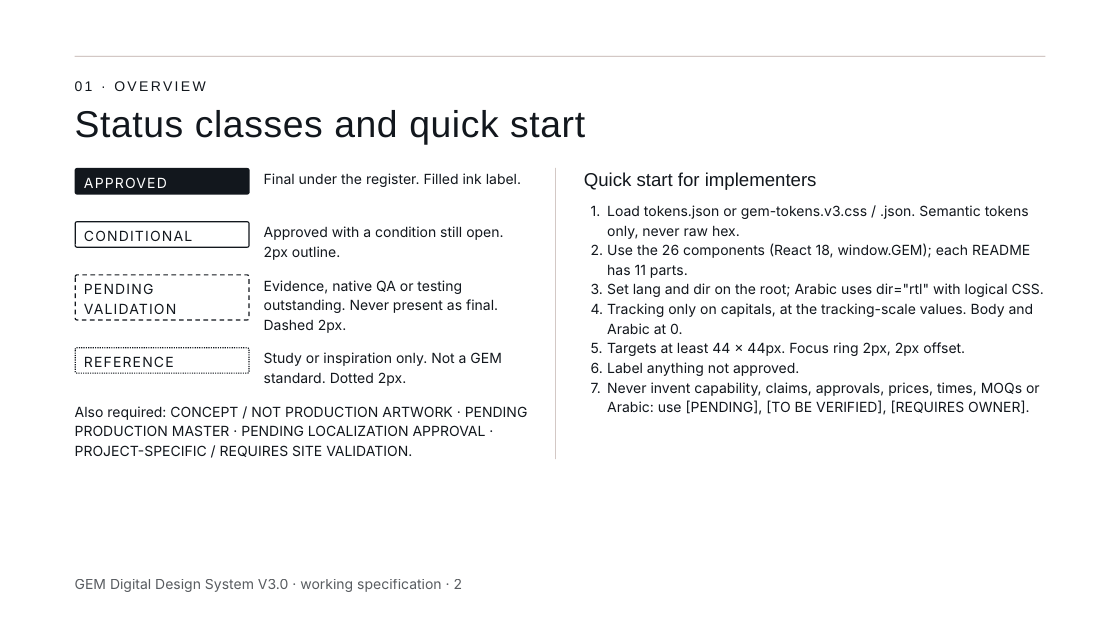
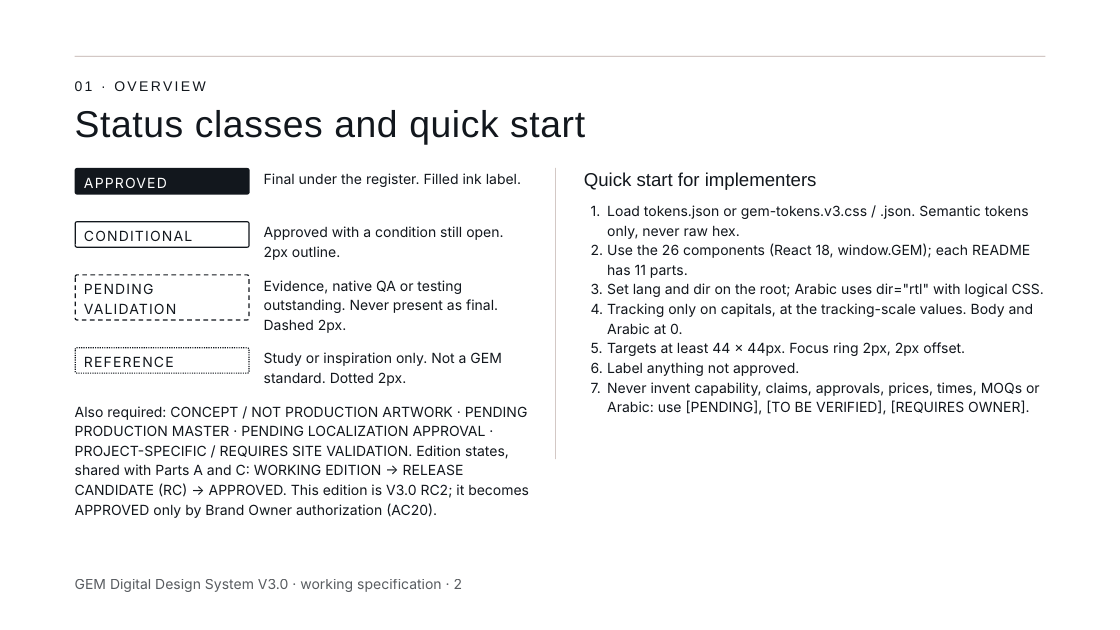
Before and after one commit to mashaelalh/GEM, a slide deck: slide 2 of PartB_RC2/01_source/B-RC2.pptx. Drawn at 1120x630 pixels with LibreOffice and Linux fonts; fonts in the diff are those of the drawing. Boxes give left, top, right and bottom in pixels: in the first picture for what was removed or moved away, otherwise in the second. Text is boxed around its words. In the diff, an @@ line names an element or a change of style, - is before the commit and + after.

```diff
--- a/PartB_RC2/01_source/B-RC2.pptx
+++ b/PartB_RC2/01_source/B-RC2.pptx
@@ text at [75,406,529,518]: text changed @@
-Also required: CONCEPT / NOT PRODUCTION ARTWORK · PENDING PRODUCTION MASTER · PENDING LOCALIZATION APPROVAL · PROJECT-SPECIFIC / REQUIRES SITE VALIDATION.
+Also required: CONCEPT / NOT PRODUCTION ARTWORK · PENDING PRODUCTION MASTER · PENDING LOCALIZATION APPROVAL · PROJECT-SPECIFIC / REQUIRES SITE VALIDATION. Edition states, shared with Parts A and C: WORKING EDITION → RELEASE CANDIDATE (RC) → APPROVED. This edition is V3.0 RC2; it becomes APPROVED only by Brand Owner authorization (AC20).
```
Also in this commit, not shown: 9 other slides changed.
